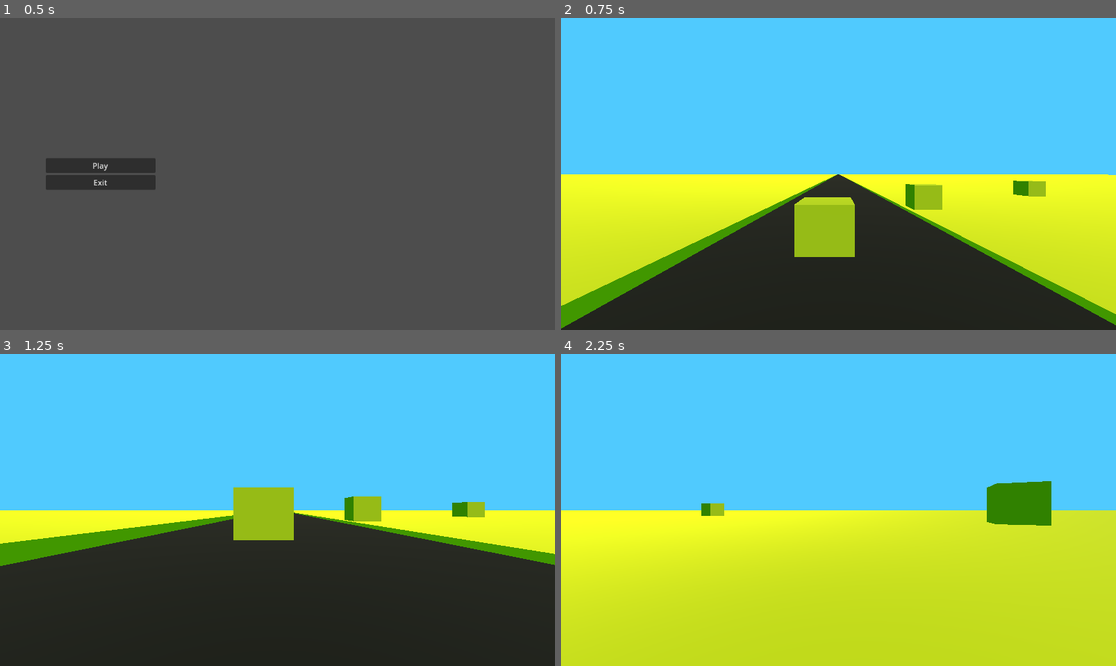
Above: before the commit, frames 1-4 (two rows, left to right).
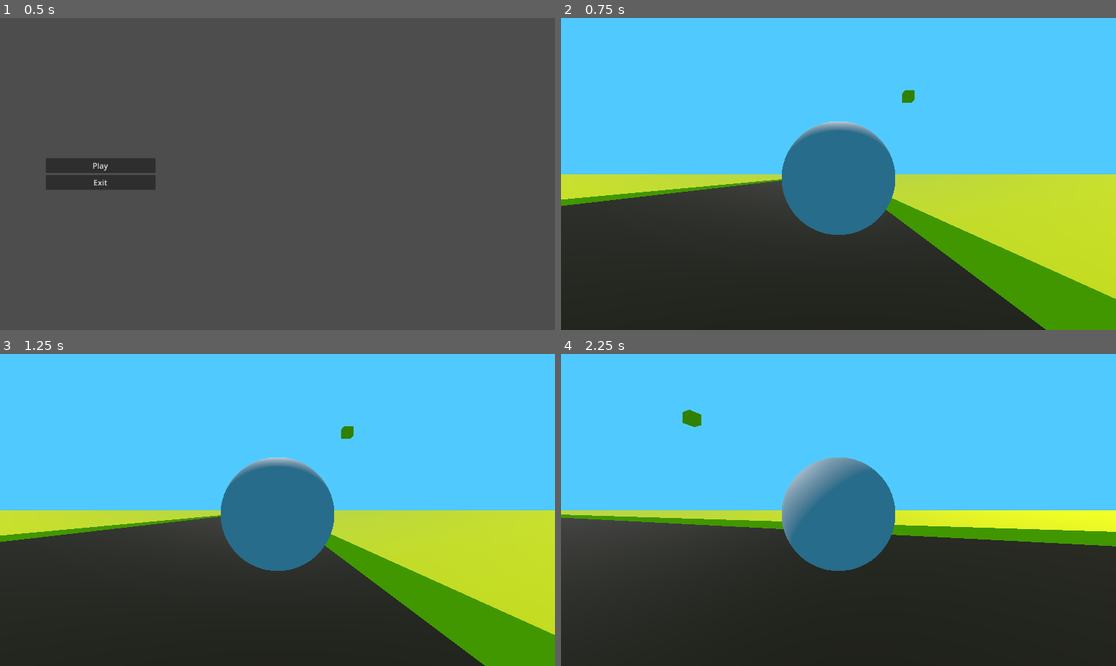
Above: after the commit, the same moments.

Repository: VHSDIR/thewayhome
Game: Godot game, scene res://scenes/main_menu.tscn
Two runs of this game, one before a commit and one after it. Both use one fixed random seed, a clock stepped at 60 frames per second and the inputs below.
Inputs:
- Up to frame 1 (0.5 s): no input
- Up to frame 2 (0.75 s): click "Play" at 0.5 s
- Up to frame 3 (1.25 s): no input
- Up to frame 4 (2.25 s): hold D (rotate_right) 1.28-2.03 s; tap W (move_front) at 1.35, 2.1 s; hold S (move_back) from 2.03 s (still down)

Frame 1 is identical in both runs. In frame 2, 29% of the frame differs, in the area x 0-100%, y 23-100%; in frame 3, 26%; in frame 4, 53%, in the area x 0-100%, y 17-100%.

Commit message:
direction

Diff:
--- a/src/scenes/main.tscn
+++ b/src/scenes/main.tscn
@@ -11,6 +11,8 @@
 
 [sub_resource type="BoxShape3D" id="BoxShape3D_nx46y"]
 
+[sub_resource type="SphereMesh" id="SphereMesh_p31o1"]
+
 [node name="main" type="Node3D"]
 
 [node name="DirectionalLight3D" type="DirectionalLight3D" parent="."]
@@ -22,30 +24,34 @@
 [node name="Level" type="Node3D" parent="."]
 
 [node name="Node3D2" parent="Level" instance=ExtResource("1_w5kyn")]
-transform = Transform3D(1, 0, 0, 0, 1, 0, 0, 0, 1, 11.4036, 0.952013, -12.1647)
+transform = Transform3D(1, 0, 0, 0, 1, 0, 0, 0, 1, 11.4036, -4.84818, 35.2749)
 
 [node name="Node3D3" parent="Level" instance=ExtResource("1_w5kyn")]
-transform = Transform3D(1, 0, 0, 0, 1, 0, 0, 0, 1, 9.04307, 1.14863, 3.74468)
+transform = Transform3D(1, 0, 0, 0, 1, 0, 0, 0, 1, -0.256447, 1.14863, 26.7197)
 
 [node name="Node3D4" parent="Level" instance=ExtResource("1_w5kyn")]
-transform = Transform3D(1, 0, 0, 0, 1, 0, 0, 0, 1, -16.1176, 1.07546, 22.5948)
+transform = Transform3D(1, 0, 0, 0, 1, 0, 0, 0, 1, -7.56484, 10.3123, 22.5948)
 
 [node name="Node3D6" parent="Level" instance=ExtResource("1_w5kyn")]
-transform = Transform3D(1, 0, 0, 0, 1, 0, 0, 0, 1, 3.20302, 0.981137, -7.7258)
+transform = Transform3D(1, 0, 0, 0, 1, 0, 0, 0, 1, 3.20302, 0.981137, 89.3582)
 
 [node name="Node3D7" parent="Level" instance=ExtResource("1_w5kyn")]
-transform = Transform3D(1, 0, 0, 0, 1, 0, 0, 0, 1, -0.233394, 0.871016, -3.8629)
+transform = Transform3D(1, 0, 0, 0, 1, 0, 0, 0, 1, 3.96629, 0.871014, 44.1006)
 
 [node name="CharacterBody3D" type="CharacterBody3D" parent="."]
-transform = Transform3D(1, 0, 0, 0, 1, 0, 0, 0, 1, 0, 1, 0)
+transform = Transform3D(1, 0, 0, 0, 1, 0, 0, 0, 1, 0, 1, 0.57453)
 script = ExtResource("2_xrftk")
 
 [node name="Camera3D" type="Camera3D" parent="CharacterBody3D"]
-transform = Transform3D(1, 0, 0, 0, 1, 0, 0, 0, 1, 0, 1, 0)
+transform = Transform3D(-1, 0, -8.74228e-08, 0, 1, 0, 8.74228e-08, 0, -1, 0, 1, 0)
 
 [node name="CollisionShape3D" type="CollisionShape3D" parent="CharacterBody3D"]
 transform = Transform3D(1, 0, 0, 0, 1, 0, 0, 0, 1, 0, 1, 0)
 shape = SubResource("BoxShape3D_nx46y")
 
+[node name="MeshInstance3D" type="MeshInstance3D" parent="CharacterBody3D"]
+transform = Transform3D(1, 0, 0, 0, 1, 0, 0, 0, 1, 0, 0.965158, 1.85367)
+mesh = SubResource("SphereMesh_p31o1")
+
 [node name="terrain" parent="." instance=ExtResource("3_x3jfn")]
-transform = Transform3D(1, 0, 0, 0, 1, 0, 0, 0, 1, 0.026516, 4.76837e-07, 0.0263777)
+transform = Transform3D(1, 0, 0, 0, 1, 0, 0, 0, 1, 1.83404, 0.912781, 0.259051)
--- a/src/scripts/player.gd
+++ b/src/scripts/player.gd
@@ -5,7 +5,7 @@
 func _physics_process(delta):
 	if not is_on_floor():
 		velocity += get_gravity() * delta
-	var input_dir = Input.get_vector("rotate_left", "rotate_right", "move_front", "move_back")
+	var input_dir = Input.get_vector("rotate_left", "rotate_right", "move_back", "move_front")
 	var direction = (transform.basis * Vector3(input_dir.x, 0, input_dir.y)).normalized()
 	if direction:
 		velocity.x = direction.x * SPEED
Not shown: 1 places in src/scenes/main.tscn that only renumber resources
